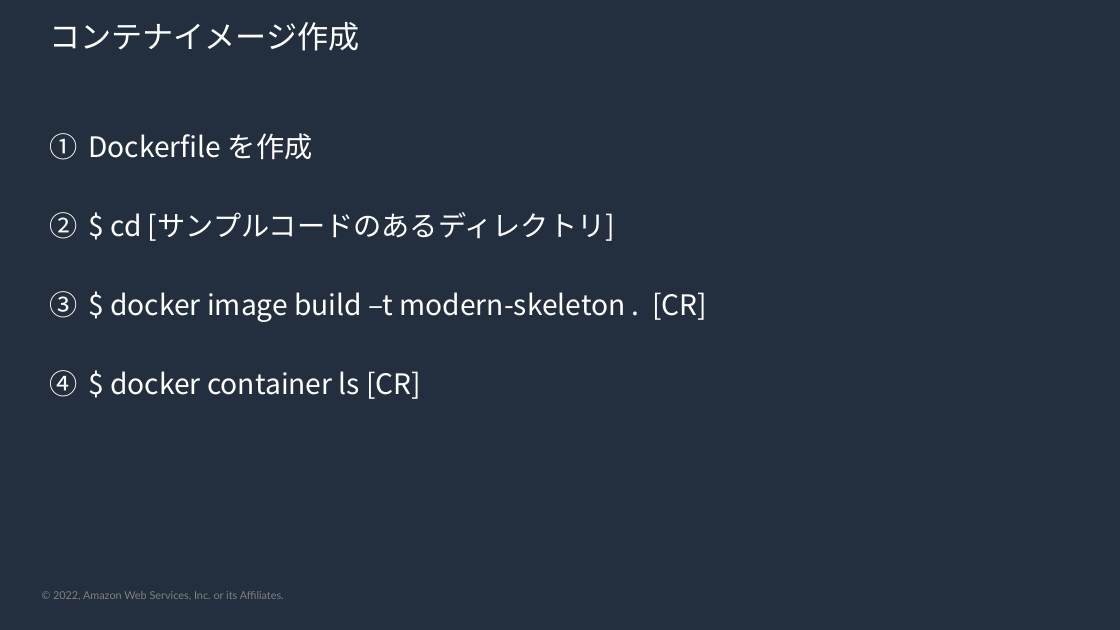
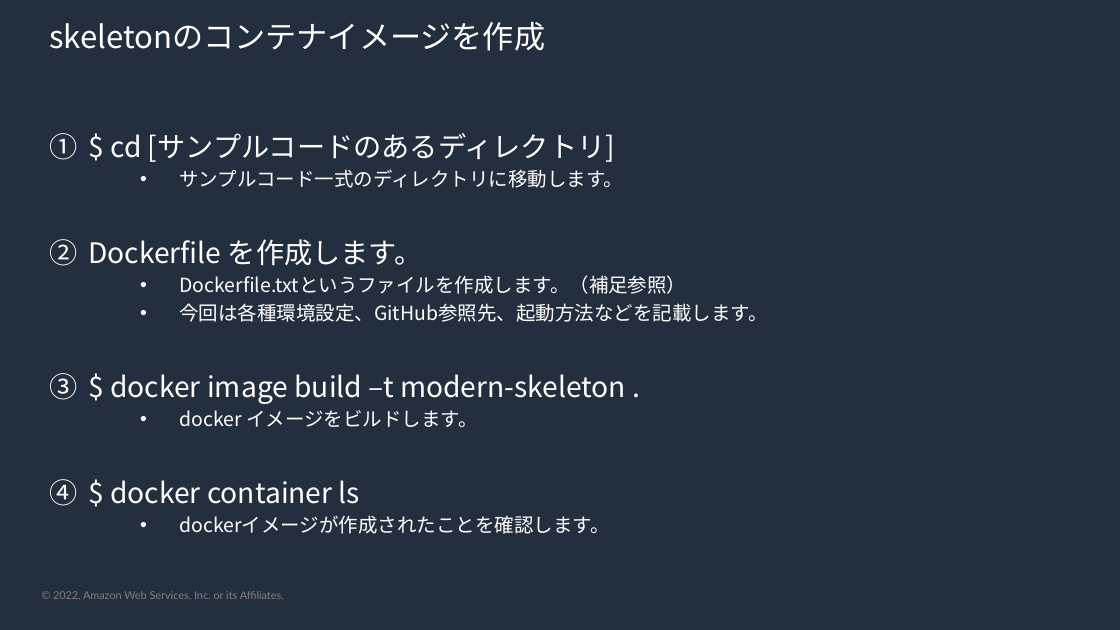
Before and after one commit to kmorooka/modern-skeleton, a slide deck: slide 17 of skeleton-guide.pptx. Drawn at 1120x630 pixels with LibreOffice and Linux fonts; fonts in the diff are those of the drawing; background and template pictures are left out. Boxes give left, top, right and bottom in pixels: in the first picture for what was removed or moved away, otherwise in the second. Text is boxed around its words. In the diff, an @@ line names an element or a change of style, - is before the commit and + after.

Commit message:
ファイル名変更、PPT文書変更

```diff
--- a/skeleton-guide.pptx
+++ b/skeleton-guide.pptx
@@ title at box(49, 22, 545, 51): text changed @@
-コンテナイメージ作成
+skeletonのコンテナイメージを作成
@@ text at box(88, 133, 313, 160): paragraph removed @@
-1. Dockerfile を作成
@@ text at box(88, 169, 767, 534): text changed; size 29 to 20 pt @@
-3. $ docker image build –t modern-skeleton . [CR]
-4. $ docker container ls [CR]
+  • サンプルコード一式のディレクトリに移動します。
+2. Dockerfile を作成します。
+  • Dockerfile.txtというファイルを作成します。（補足参照）
+  • 今回は各種環境設定、GitHub参照先、起動方法などを記載します。
+3. $ docker image build –t modern-skeleton .
+  • docker イメージをビルドします。
+4. $ docker container ls
+  • dockerイメージが作成されたことを確認します。
```
Also in this commit, not shown: 9 other slides changed, 3 other files.
